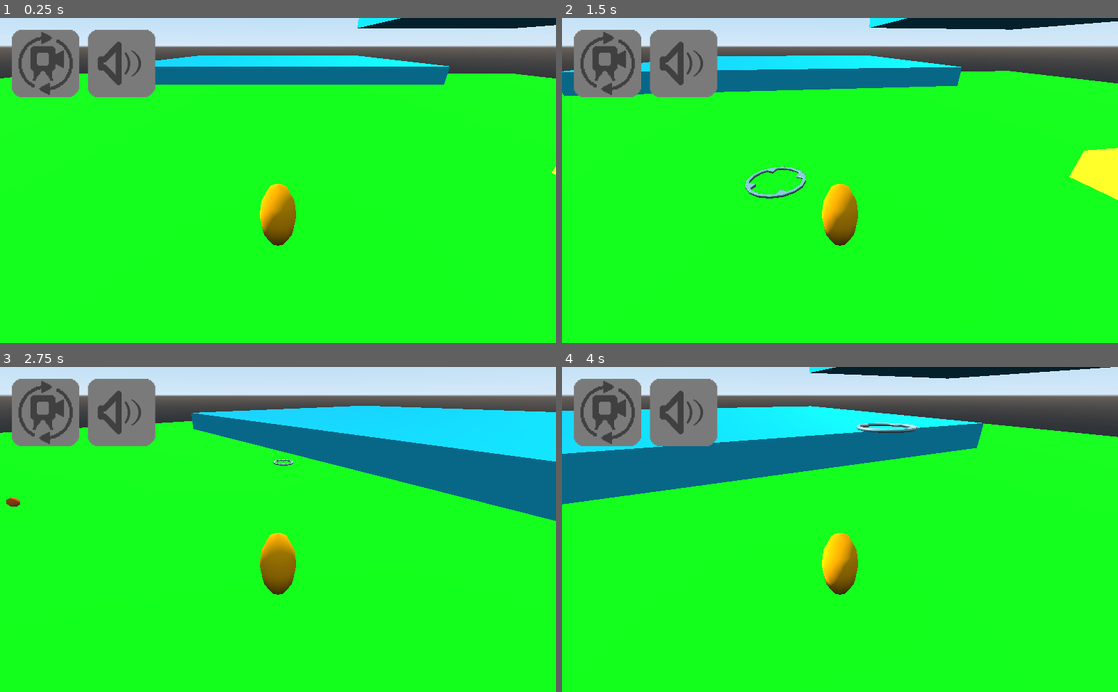
Above: before the commit, frames 1-4 (two rows, left to right).
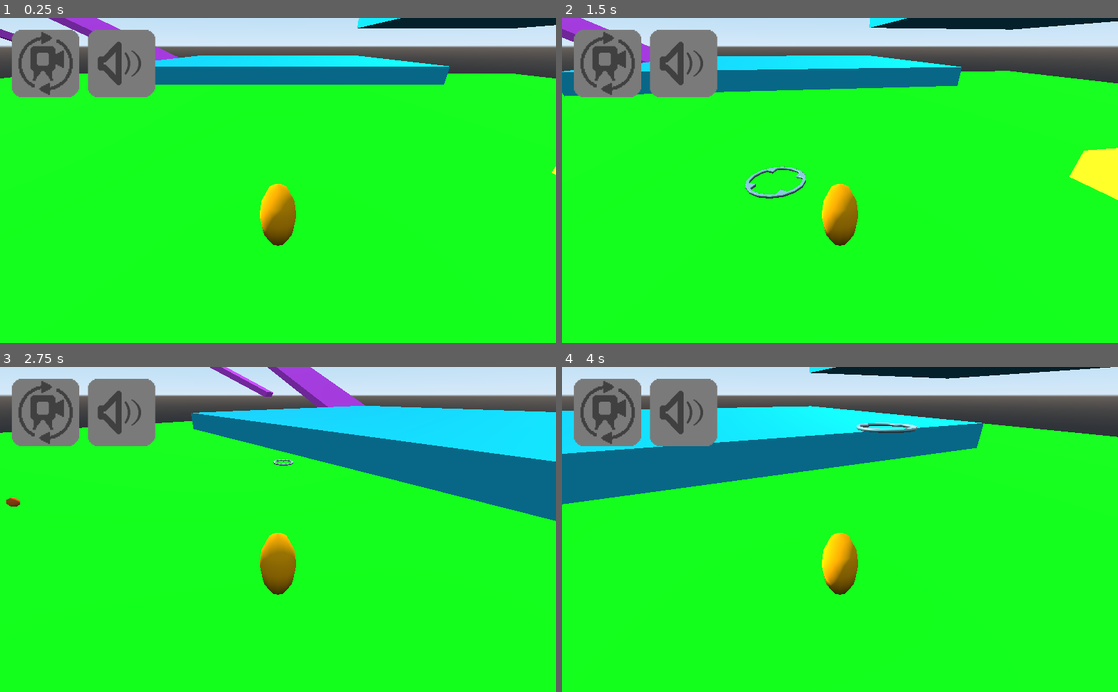
Above: after the commit, the same moments.

Repository: albesca/Test3dPlatformer
Game: Godot game, scene res://Assets/Scenes/Level.tscn
The game is run twice, just before and just after one commit, with the same random seed, the same clock (stepped at 60 frames per second) and the same inputs.
Inputs (mouse positions are in pixels of both pictures, inside the frame that each line leads up to):
- Up to frame 1 (0.25 s): no input
- Up to frame 2 (1.5 s): tap Enter at 0.5 s; move the mouse to (962, 164) at 0.52 s; click (962, 164) at 0.67 s; drag from (728, 196) to (812, 245) at 1.27 s
- Up to frame 3 (2.75 s): move the mouse to (333, 458) at 2.02 s; click (333, 458) at 2.17 s
- Up to frame 4 (4 s): drag from (812, 594) to (673, 480) at 2.77 s; tap Space at 3.5 s; move the mouse to (1006, 578) at 3.52 s; click (1006, 578) at 3.67 s

The runs differ from the first frame. In frame 1, 0.5% of the frame differs, in the area x 0-33%, y 0-14%; in frame 2, 0.4%; in frame 3, 1.3%, in the area x 37-66%, y 0-13%; in frame 4, nothing differs.
Error in both runs: Attempt to call function 'queue_free' in base 'previously freed instance' on a null instance. (res://Assets/Scripts/Level.gd:93)

Commit message:
music

Diff:
--- a/Assets/Scenes/Level.tscn
+++ b/Assets/Scenes/Level.tscn
@@ -7,7 +7,8 @@
 [ext_resource path="res://Assets/Scenes/Ledge.tscn" type="PackedScene" id=5]
 [ext_resource path="res://Assets/Scenes/Flag.tscn" type="PackedScene" id=6]
 [ext_resource path="res://Assets/Scenes/Gui.tscn" type="PackedScene" id=7]
-[ext_resource path="res://Assets/Music/in_the_forest_at_night.ogg" type="AudioStream" id=9]
+[ext_resource path="res://Assets/Music/green_grass_waltz.ogg" type="AudioStream" id=8]
+[ext_resource path="res://Assets/Scenes/Ramp.tscn" type="PackedScene" id=9]
 
 [node name="Level" type="Spatial"]
 script = ExtResource( 2 )
@@ -71,6 +72,12 @@
 [node name="Ledge6" parent="." instance=ExtResource( 5 )]
 transform = Transform( 1, 0, 0, 0, 1, 0, 0, 0, 1, 17.5, 14, -22.5 )
 
+[node name="Ramp" parent="." instance=ExtResource( 9 )]
+transform = Transform( 1, 0, 0, 0, 1, 0, 0, 0, 1, 25, 6, 40 )
+
+[node name="Ramp2" parent="." instance=ExtResource( 9 )]
+transform = Transform( 0.707107, 0, 0.707107, 0, 1, 0, -0.707107, 0, 0.707107, 50, 12, 30 )
+
 [node name="Flag" parent="." instance=ExtResource( 6 )]
 transform = Transform( 0.707107, 0, 0.707107, 0, 1, 0, -0.707107, 0, 0.707107, 40, 20, 20 )
 goal_enabled_flag = Color( 0, 1, 0, 1 )
@@ -79,7 +86,7 @@
 [node name="Gui" parent="." instance=ExtResource( 7 )]
 
 [node name="MusicBackground" type="AudioStreamPlayer" parent="."]
-stream = ExtResource( 9 )
+stream = ExtResource( 8 )
 [connection signal="set_destination" from="Gound" to="." method="set_destination"]
 [connection signal="despawn_destination_marker" from="Player" to="." method="despawn_destination_marker"]
 [connection signal="reset_level" from="Player" to="." method="reset_level"]
@@ -97,6 +104,8 @@
 [connection signal="set_destination" from="Ledge7" to="." method="set_destination"]
 [connection signal="set_destination" from="Ledge5" to="." method="set_destination"]
 [connection signal="set_destination" from="Ledge6" to="." method="set_destination"]
+[connection signal="set_destination" from="Ramp" to="." method="set_destination"]
+[connection signal="set_destination" from="Ramp2" to="." method="set_destination"]
 [connection signal="level_done" from="Flag" to="." method="level_done"]
 [connection signal="set_destination" from="Flag" to="." method="set_destination"]
 [connection signal="switch_camera" from="Gui" to="." method="switch_camera"]
--- /dev/null
+++ b/Assets/Scenes/Ramp.tscn
@@ -0,0 +1,27 @@
+[gd_scene load_steps=4 format=2]
+
+[ext_resource path="res://Assets/Scripts/Platform.gd" type="Script" id=1]
+
+[sub_resource type="BoxShape" id=1]
+extents = Vector3( 15, 0.5, 5 )
+
+[sub_resource type="SpatialMaterial" id=2]
+resource_local_to_scene = true
+albedo_color = Color( 0.87451, 0.239216, 0.87451, 1 )
+
+[node name="Ramp" type="StaticBody"]
+collision_layer = 8
+collision_mask = 0
+script = ExtResource( 1 )
+
+[node name="CollisionShape" type="CollisionShape" parent="."]
+transform = Transform( 0.906308, -0.422618, 0, 0.422618, 0.906308, 0, 0, 0, 1, 0, -0.5, 0 )
+shape = SubResource( 1 )
+
+[node name="CSGBox" type="CSGBox" parent="."]
+transform = Transform( 0.906308, -0.422618, 0, 0.422618, 0.906308, 0, 0, 0, 1, 0, -0.5, 0 )
+width = 30.0
+height = 1.0
+depth = 10.0
+material = SubResource( 2 )
+[connection signal="input_event" from="." to="." method="set_destination"]
--- a/Assets/Scripts/Global.gd
+++ b/Assets/Scripts/Global.gd
@@ -9,6 +9,7 @@
 const GRAVITY_FACTOR = 10.0
 const FALL_FACTOR = 4.0
 const OBJECT_PICKED = "object picked"
+const MAX_SLOPE = PI/3
 
 
 func round_vector3(vector, precision = DEFAULT_PRECISION):
--- a/Assets/Scripts/Mob.gd
+++ b/Assets/Scripts/Mob.gd
@@ -33,6 +33,8 @@
 	if destination and standing_on_ground:
 		var angle_to_target = get_angle_to_target(\
 				get_destination_same_altitude(destination))
+		#TODO rotate this angle according to the normal of the collision with ground
+		#apply the rotation from Vector3.UP to collision normal to the velocity
 		if abs(angle_to_target) > angle_precision and \
 					(last_angle_to_destination == 0 or abs(angle_to_target) <= \
 					abs(last_angle_to_destination)):
@@ -56,7 +58,17 @@
 					applied_acceleration = Global.DRAG_FACTOR * -1
 				speed = clamp(speed + applied_acceleration * delta, 0, \
 						walking_speed)
-				velocity = transform.basis.z * speed
+				var movement_direction = transform.basis.z
+				if $GroundDetector.is_colliding():
+					var ground_normal = $GroundDetector.get_collision_normal().normalized()
+					var angle_to = transform.basis.y.angle_to(ground_normal)
+
+					if (angle_to > 0 + Global.DEFAULT_PRECISION) :
+						print(movement_direction)
+						movement_direction = (movement_direction + \
+								Vector3.DOWN*0.5).normalized()
+						print(movement_direction)
+				velocity = movement_direction * speed
 
 		else:
 			if abs(angle_to_target) < angle_precision or \
--- a/Assets/Scripts/Platform.gd
+++ b/Assets/Scripts/Platform.gd
@@ -14,7 +14,7 @@
 func set_destination(_camera, event, click_position, click_normal, _shape_idx):
 	if event is InputEventMouseButton and event.button_index == BUTTON_LEFT \
 			and event.pressed:
-		if Global.round_vector3(click_normal) == Vector3.UP:
+		if Global.round_vector3(click_normal).angle_to(Vector3.UP) < Global.MAX_SLOPE:
 			emit_signal("set_destination", click_position)
 		else:
 			print("I've been clicked from the sides or the bottom...")
Not shown, added: Assets/Music/green_grass_waltz.ogg.import
Not shown, added: Assets/Music/the_green_plains.ogg.import
Not shown, added: Assets/Music/title.ogg.import
Not shown: 1 places in Assets/Scenes/Level.tscn that only renumber resources
Not shown, added: Assets/Music/green_grass_waltz.ogg
